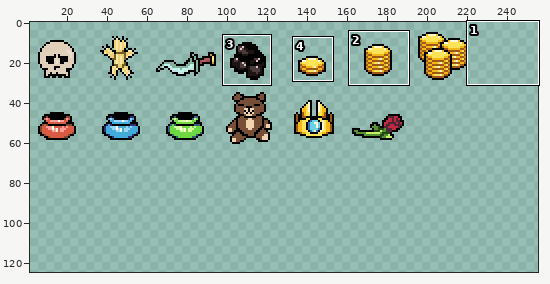
Sprite sheet, stored at sheets/items.png. Above: a wide view before the commit, with the close-up outlined.
Close-up. Old version:
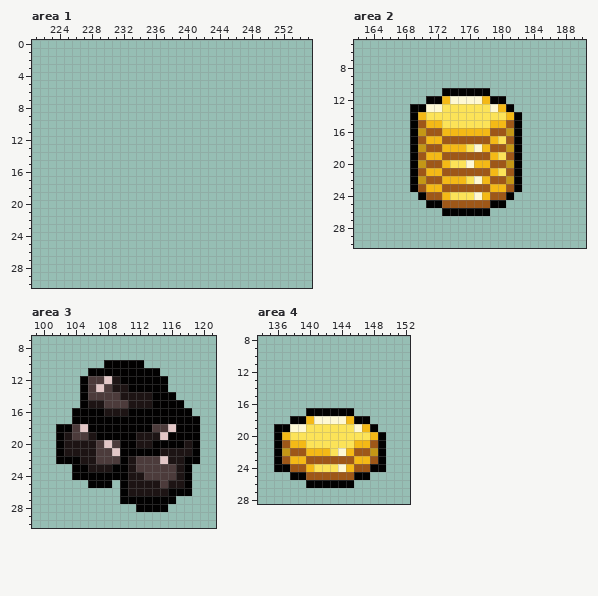
The file is 256x128 pixels. Colours within 5 levels of each other are drawn and written as one. Shown: area 1: x 221..255, y 0..30; area 2: x 162..190, y 5..30; area 3: x 99..121, y 7..30; area 4: x 134..152, y 8..28. The wide view leaves out empty margins. The commit also changed other parts of the picture, which this record leaves out.
And afterwards:
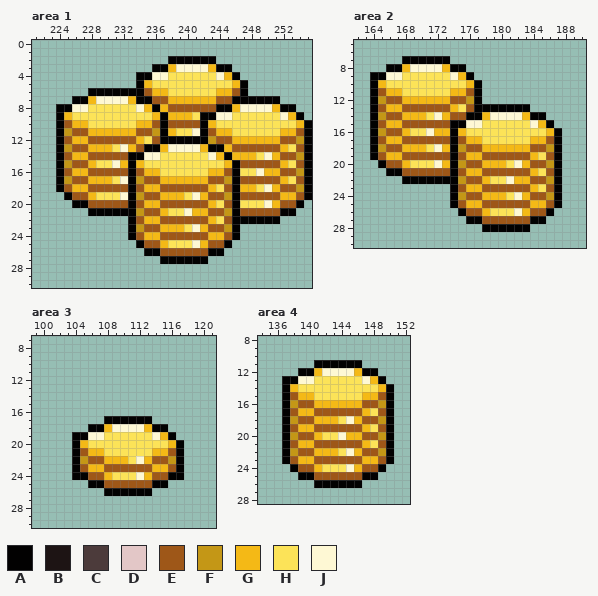
Palette (. is transparent): A #020101  B #1d1414  C #4c3b3b  D #e3c7c7  E #9e5718  F #c49716  G #f4b916  H #fce358  J #fef8d4
What changed:
Changed rows in their new state; - is an unchanged pixel.
Area 1:
first column x 224:
 2 --------------AAAAAA------------
 3 ------------AAGJJJJGAA----------
 4 ----------AAJJHHHHHHJGA---------
 5 ----------AGHHHHHHHHHHGA--------
 6 ----AAAAAAAEGGHHHHHHGGEA--------
 7 --AAGJJJJGAAEEGGGGGGEEAAAAAA----
 8 AAJJHHHHHHJGAGEEEEEEAAGJJJJGAA--
 9 AGHHHHHHHHHHGAGGGHAAJJHHHHHHJGA-
10 AEGGHHHHHHGGEAEEEEAGHHHHHHHHHHGA
11 AFEEGGGGGGEEFAGHHJAEGGHHHHHHGGEA
12 AEGGEEEEEEGHEAAAAAAFEEGGGGGGEEFA
13 AFEEGGGHJGEAAGJJJJGAAGEEEEEEGHEA
14 AEGGEEEEEAAJJHHHHHHJGAGGGHJGEEFA
15 AFEEGHHJGAGHHHHHHHHHHGAEEEEEGHEA
16 AEGGEEEEEAEGGHHHHHHGGEAHHJGGEEFA
17 AFEEGGGHJAFEEGGGGGGEEFAEEEEEGHEA
18 AEGGEEEEEAEGGEEEEEEGHEAGGHJGEEFA
19 -AEEGHHHJAFEEGGGHJGEEFAEEEEEGGEA
20 --AAEEEEEAEGGEEEEEEGHEAHHHJGEEA-
21 ----AAAAAAFEEGHHJGGEEFAEEEEEAA--
22 ---------AEGGEEEEEEGHEAAAAAA----
23 ---------AFEEGGGHJGEEFA---------
24 ---------AEGGEEEEEEGGEA---------
25 ----------AEEGHHHJGEEA----------
26 -----------AAEEEEEEAA-----------
27 -------------AAAAAA-------------
Area 2:
first column x 164:
 7 ----AAAAAA--------------
 8 --AAGJJJJGAA------------
 9 AAJJHHHHHHJGA-----------
10 AGHHHHHHHHHHGA----------
11 AEGGHHHHHHGGE-.---------
12 AFEEGGGGG-EEFA...-------
13 AEGGEEEEEEG-EAAAA-AA----
14 AFEEGG--JGEEAAGJJJJGAA--
15 AEGGEE-EEEAAJJ-HHHHHJGA-
16 AFEEGHHJG-A-HHHHHHHHHHGA
17 AEGGEE-EE-A-GGHH-HHHGGEA
18 AFEEGGGHJ-AFEE-GGGGGEEFA
19 AEGGEE-EE-A-GG-EE-EEGHEA
20 -AEEGHHHJ-AFEE-GGHJGEEFA
21 --AAEE-EE-A-GG-EE-EEGHEA
22 ----A-AAAAAFEE-HHJGGEEFA
23 -----.....A-GG-EE-EEGHEA
24 ------....AFEE-GGHJGEEFA
25 -------...A-GG-EEEEEGGEA
26 ---------..-EEGHHHJGEEA-
27 ------------AAEEEEEEAA--
28 --------------AAAAAA----
Area 3:
first column x 102:
10 ------.....-------
11 ----.........-----
12 ---...........----
13 ---...........----
14 ---............---
15 ---.............--
16 --...............-
17 --....------......
18 ....--GJJJJGAA....
19 ..AAJJHHHHHHJG-...
20 ..AGHHHHHHHHHHG-..
21 ..AEGGHHHHHHGGEA..
22 ..-FEEGGGHJGEEFA..
23 ---EGGEEEEEEGGEA.-
24 ----EEGHHHJGEEAA.-
25 ------EEEEEEAA...-
26 ------AA-AAA.....-
27 --------.......---
28 ----------....----
Area 4:
first column x 136:
11 -----AAAAAA----
12 ---AAGJJJJGAA--
13 -AAJJHHHHHHJGA-
14 -AGHHHHHHHHHHGA
15 -AEGGHHHHHHGGEA
16 -AFEEGGGGGGEEFA
17 -AEGGEEEEEEGHEA
18 -AFEEGGGHJGEEFA
19 .-EGGEEEEEE-HEA
20 .AFEEG--JGGEEFA
21 .AE-GEEEEEE-HEA
22 .AF-E--GHJG-EFA
23 .AE-G-----E-GEA
24 ..A-EG--HJG-E--
25 --.-A-----E-A--
26 ----.-----A----
Pixel boxes of the changes (left, top, right, bottom) in both close-ups:
added: (56, 56, 312, 264)
changed: (370, 56, 562, 232)
changed: (56, 360, 200, 512)
changed: (274, 360, 394, 488)
